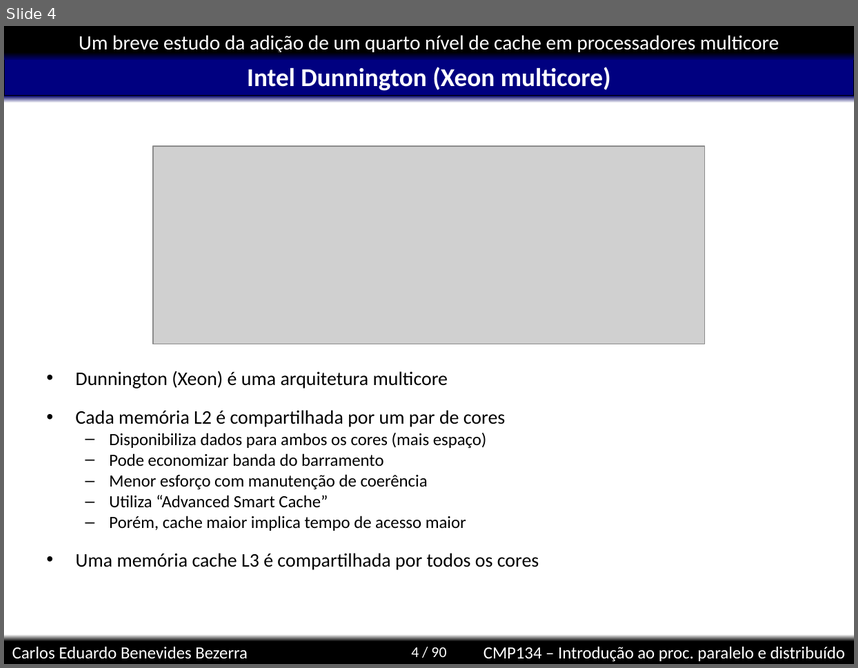
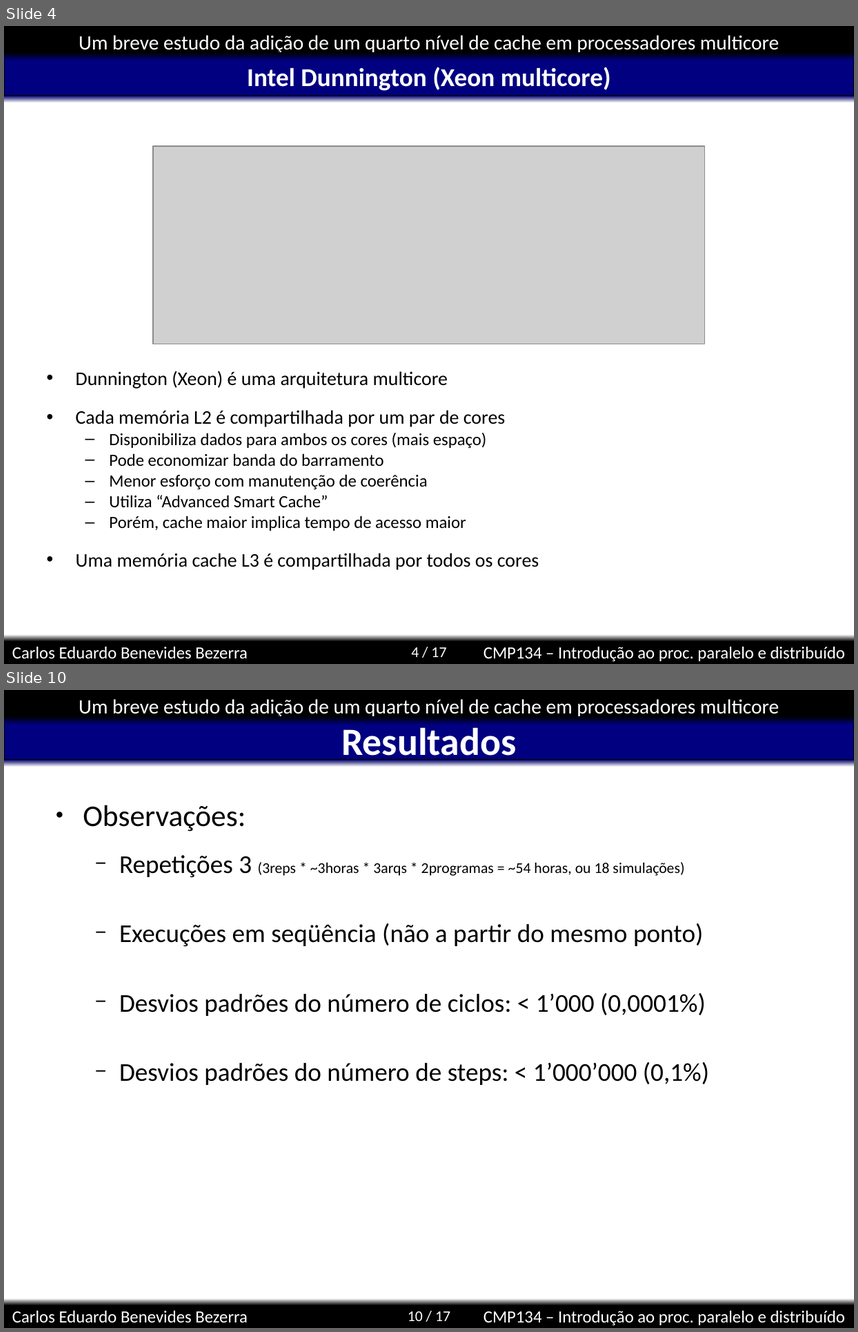
Before and after one commit to kdubezerra/kdubezerra, a slide deck: disciplinas/cmp134/simics/carloseduardo.ppt. Shown one above the other, each under a label of ours: slide 4 before the commit, slides 4 and 10 after it; the slides between them are not shown. The pictures are 858x668 and 858x1332 pixels, drawn with LibreOffice and Linux fonts; fonts in the diff are those of the drawing; grey boxes stand for pictures; background and template pictures are left out. Boxes give left, top, right and bottom in pixels: in the first picture for what was removed or moved away, otherwise in the second. Text is boxed around its words. In the diff, an @@ line names an element or a change of style, - is before the commit and + after.

```diff
--- a/disciplinas/cmp134/simics/carloseduardo.ppt
+++ b/disciplinas/cmp134/simics/carloseduardo.ppt
@@ slide 10 added at (4,690,854,1328), background #FFFFFF; not listed: 8 template elements that a slide beside it also shows @@
@@ title added at (341,727,516,765), 36 pt, text #FFFFFF, bold @@
+Resultados
@@ text added at (83,805,709,1085), 24 pt, text #000000 @@
+● Observações:
+  − Repetições 3 (3reps * ~3horas * 3arqs * 2programas = ~54 horas, ou 18 simulações)
+  − Execuções em seqüência (não a partir do mesmo ponto)
+  − Desvios padrões do número de ciclos: < 1’000 (0,0001%)
+  − Desvios padrões do número de steps: < 1’000’000 (0,1%)
@@ page number at (411,647,446,657): text changed @@
-4 / 90
+4 / 17
```
Also in this commit, not shown: 7 slides changed, 7 other slides added, 2 other files.
